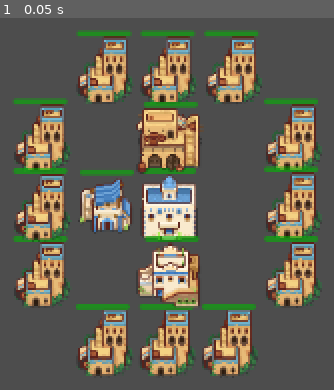
Above: before the commit, frame 1.
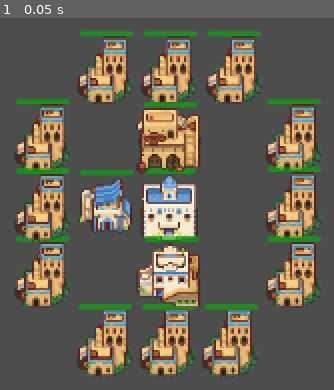
Above: after the commit, the same moment.

Repository: Bodin-IM/godot-game-gruppe-2
Game: Godot game, scene res://buildings/scenes/buildings.tscn
Two runs of this game, one before a commit and one after it. Both use one fixed random seed, a clock stepped at 60 frames per second and the inputs below. This scene is started directly instead of the project's main scene.
Inputs:
- Up to frame 1 (0.05 s): no input

The runs differ from the first frame. In frame 1, 0.4% of the frame differs, in the area x 4-97%, y 3-79%.

Commit message:
update defense_tower gui

Diff:
--- a/buildings/scenes/defense_tower.tscn
+++ b/buildings/scenes/defense_tower.tscn
@@ -21,8 +21,8 @@
 
 [node name="ProgressBar" type="ProgressBar" parent="Area2D/Sprite2D"]
 modulate = Color(0, 1, 0, 1)
-offset_left = -22.0
+offset_left = -20.0
 offset_top = -29.0
-offset_right = 17.0
+offset_right = 19.0
 offset_bottom = -25.0
 show_percentage = false
